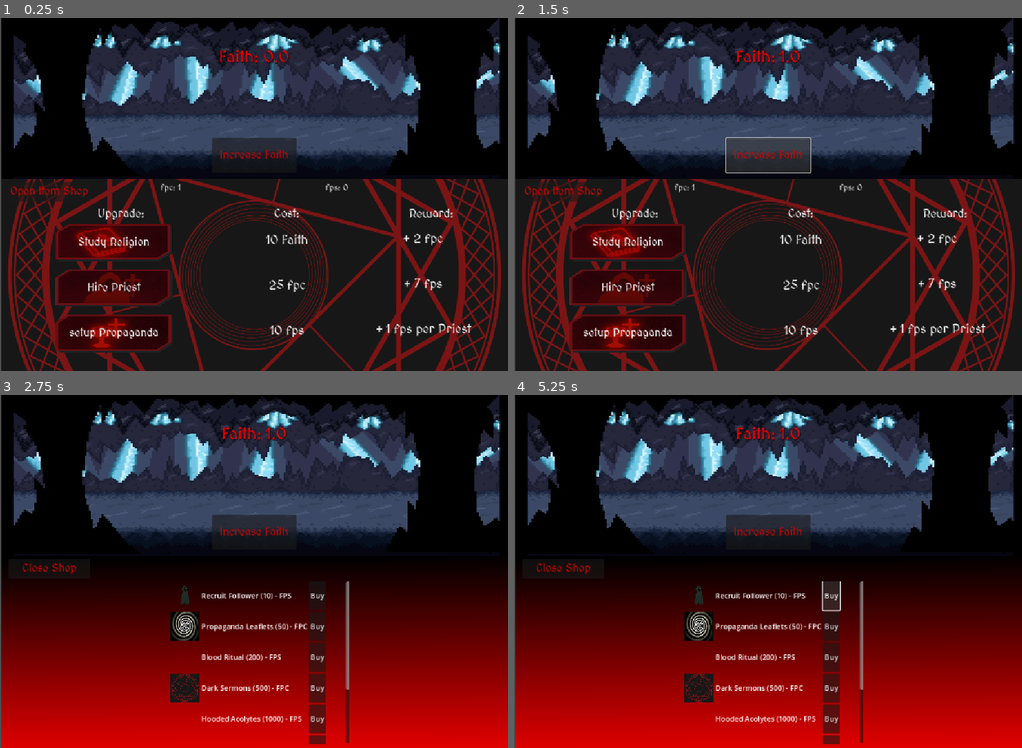
Above: before the commit, frames 1-4 (two rows, left to right).
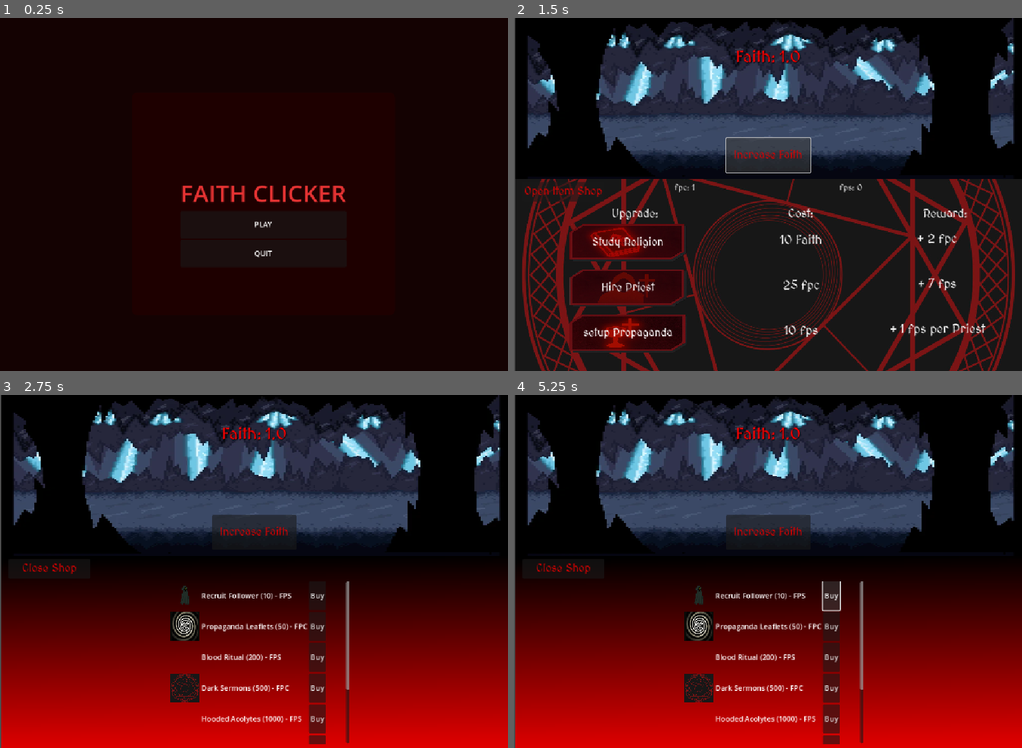
Above: after the commit, the same moments.

Repository: Anexoms/CultJam
Game: Godot game, scene res://menu.tscn
Two runs of this game, one before a commit and one after it. Both use one fixed random seed, a clock stepped at 60 frames per second and the inputs below. Before the commit the project starts from res://main.tscn.
Inputs (mouse positions are in pixels of both pictures, inside the frame that each line leads up to):
- Up to frame 1 (0.25 s): no input
- Up to frame 2 (1.5 s): click (778, 222) at 0.5 s, where only the run after the commit has a clickable "PLAY"; click "Increase Faith" at 1.25 s
- Up to frame 3 (2.75 s): click "Open Item Shop" at 2 s
- Up to frame 4 (5.25 s): click "Study Religion" at 2.75 s; click "Hire Priest" at 3.5 s; click "setup Propaganda" at 4.25 s; click "Buy" at 5 s

The runs differ from the first frame. In frame 1, 47% of the frame differs, in the area x 0-99%, y 0-100%; in frame 2, nothing differs; in frame 3, less than 0.1%; in frame 4, less than 0.1%.

Commit message:
:sparkles: Add menu

Diff:
--- /dev/null
+++ b/menu.gd
@@ -0,0 +1,55 @@
+extends Control
+
+func _ready():
+	anchor_left = 0
+	anchor_top = 0
+	anchor_right = 1
+	anchor_bottom = 1
+	var background = ColorRect.new()
+	var panel = PanelContainer.new()
+	var style = StyleBoxFlat.new()
+	var center = CenterContainer.new()
+	var vbox = VBoxContainer.new()
+	var title = Label.new()
+
+	background.color = Color(0.08, 0.01, 0.01)
+	background.anchor_right = 1
+	background.anchor_bottom = 1
+	add_child(background)
+	panel.anchor_left = 0.25
+	panel.anchor_top = 0.2
+	panel.anchor_right = 0.75
+	panel.anchor_bottom = 0.8
+	style.bg_color = Color(0.12, 0, 0)
+	style.set_corner_radius_all(12)
+	panel.add_theme_stylebox_override("panel", style)
+	add_child(panel)
+	panel.add_child(center)
+	vbox.alignment = BoxContainer.ALIGNMENT_CENTER
+	vbox.custom_minimum_size = Vector2(360, 280)
+	center.add_child(vbox)
+	title.text = "FAITH CLICKER"
+	title.horizontal_alignment = HORIZONTAL_ALIGNMENT_CENTER
+	title.add_theme_color_override("font_color", Color(0.9, 0.2, 0.2))
+	title.add_theme_font_size_override("font_size", 52)
+	vbox.add_child(title)
+	vbox.add_spacer(1)
+	for text in ["PLAY", "QUIT"]:
+		var btn = Button.new()
+		btn.text = text
+		btn.size_flags_horizontal = Control.SIZE_EXPAND_FILL
+		btn.custom_minimum_size = Vector2(0, 60)
+		btn.add_theme_color_override("font_color", Color(1, 1, 1))
+		btn.add_theme_color_override("font_color_hover", Color(1, 0.6, 0.6))
+		btn.add_theme_color_override("bg_color", Color(0.2, 0, 0))
+		btn.add_theme_color_override("bg_color_hover", Color(0.4, 0, 0))
+		if text == "PLAY":
+			btn.connect("pressed", Callable(self, "_on_play_pressed"))
+		else:
+			btn.connect("pressed", Callable(self, "_on_quit_pressed"))
+		vbox.add_child(btn)
+	vbox.add_spacer(1)
+func _on_play_pressed():
+	get_tree().change_scene_to_file("res://main.tscn")
+func _on_quit_pressed():
+	get_tree().quit()
--- /dev/null
+++ b/menu.tscn
@@ -0,0 +1,10 @@
+[gd_scene load_steps=2 format=3 uid="uid://cf0fw5t855t6e"]
+
+[ext_resource type="Script" uid="uid://cjj7tijuyi22e" path="res://menu.gd" id="1_lti8b"]
+
+[node name="Control" type="Control"]
+layout_mode = 3
+anchors_preset = 0
+offset_right = 40.0
+offset_bottom = 40.0
+script = ExtResource("1_lti8b")
--- a/project.godot
+++ b/project.godot
@@ -11,7 +11,7 @@
 [application]
 
 config/name="Cult_Jam"
-run/main_scene="uid://c4lfd7lnr0f41"
+run/main_scene="uid://cf0fw5t855t6e"
 config/features=PackedStringArray("4.4", "Forward Plus")
 config/icon="res://icon.svg"
 
Not shown, added: menu.gd.uid
